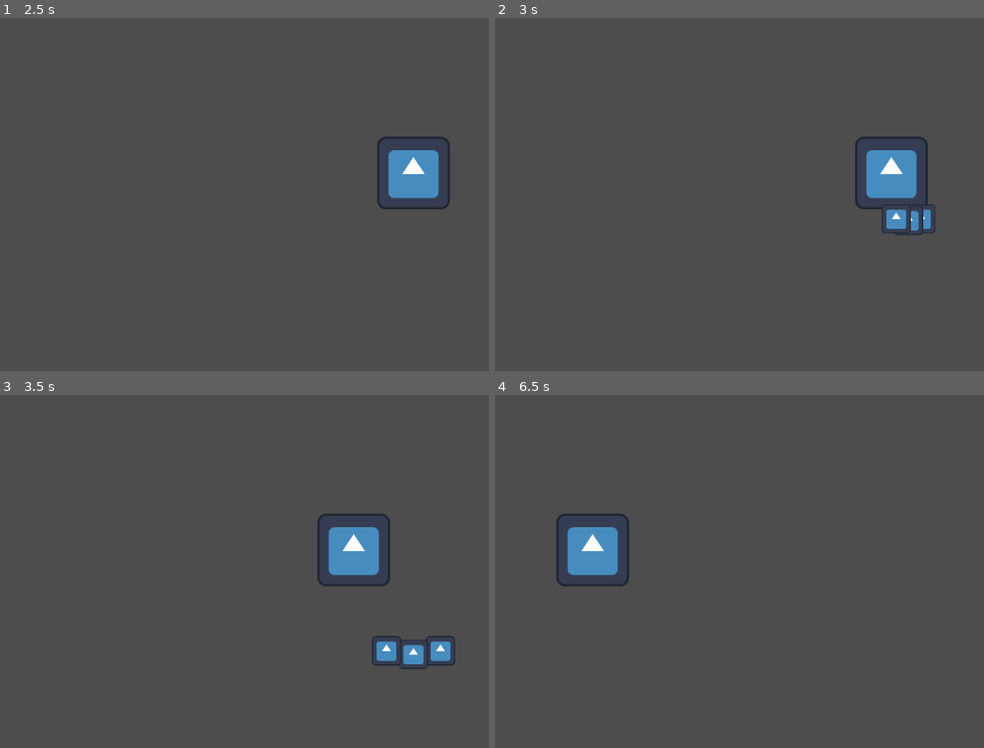
Above: before the commit, frames 1-4 (two rows, left to right).
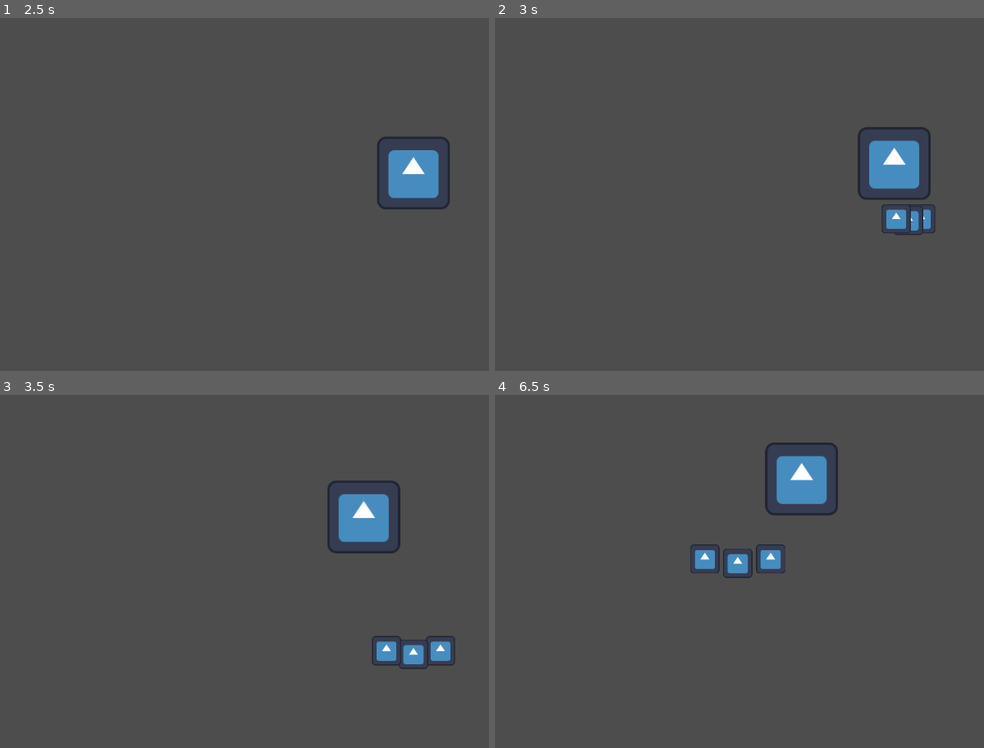
Above: after the commit, the same moments.

Repository: sandwichhlord/WorkingTitleGodotGame
Game: Godot game, scene res://entities/minibosses/moth_mb.tscn
Same seed, same stepped clock (60 frames per second), same inputs: the game is played once before the commit and once after it. The engine's default icon, where the game draws it, is replaced by a stand-in: a white triangle on a blue panel in a dark square.
Inputs:
- Up to frame 1 (2.5 s): no input
- Up to frame 2 (3 s): no input
- Up to frame 3 (3.5 s): no input
- Up to frame 4 (6.5 s): no input

Frame 1 is identical in both runs. In frame 2, 1.5% of the frame differs, in the area x 73-90%, y 30-55%; in frame 3, 2.8%; in frame 4, 4.6%, in the area x 12-71%, y 13-55%.

Commit message:
fixed bug

Diff:
--- a/core/states/minibosses/venom.gd
+++ b/core/states/minibosses/venom.gd
@@ -5,9 +5,12 @@
 
 @onready var pool : Node = boss.get_node_or_null("ProjectilePool")
 
-
+@export var attack_timer : float = 0.0 #timer to track when the boss attacks
+@export var is_attacking : bool = false
 func enter() -> void:
 	boss.velocity = Vector2.ZERO
+	attack_timer = 0.0
+	is_attacking = false
 
 	await get_tree().create_timer(0.2).timeout
 
@@ -21,8 +24,15 @@
 	pass
 
 func update(delta:float) -> void:
-	pass
+	attack_timer+=delta
 
+	#all this happens at 0.2 seconds
+	if attack_timer>=0.2 and not is_attacking:
+		_shoot()
+		is_attacking = true
+
+	elif attack_timer >=0.4:
+		fsm_node.change_state("move")
 
 func _shoot() -> void:
 	if not pool:
